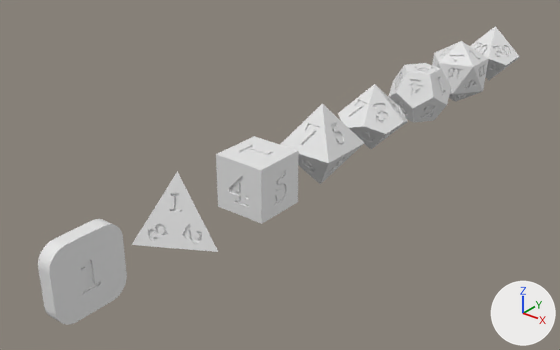
What one commit did to the Blender file DiceRoll/Dices.blend.
Rendered twice from a 50 mm camera at (126.0, -177.0, 95.0) aimed at (-13.0, -4.0, -13.0). Arrows for +X, +Y and +Z are at lower right; the lights stay in place.

Objects in the first picture: 'D10', 'D100', 'D12', 'D2', 'D20', 'D4', 'D6', 'D8'.
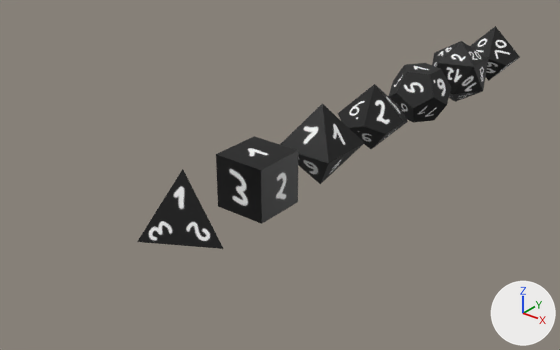
The newer file is also rescaled (x0.1), turned or shifted as a whole; pictures and numbers use the older file's frame.

Location of each change, (x1, y1, x2, y2) in pixels of the pictures (560 x 350 px):
'D2', deleted
    before: (38, 219, 127, 325)
'D4', reshaped
    before: (132, 171, 218, 252)
    after: (137, 169, 223, 249)
part 2 of me_d6, deleted
    before: (216, 136, 299, 223)
part 3 of me_d6, deleted
    before: (216, 155, 262, 224)
part 4 of me_d8, deleted
    before: (280, 104, 364, 184)
part 5 of me_d10, deleted
    before: (338, 84, 408, 149)
part 6 of me_d12, deleted
    before: (388, 63, 451, 122)
part 7 of me_d20, deleted
    before: (432, 41, 489, 102)
part 8 of me_d100, deleted
    before: (470, 26, 520, 81)

What the commit changed:
Picture 'd100' (img_d100) is new.
Picture 'd20' (img_d20) is new.
Picture 'd12' (img_d12) is new.
Picture 'd10' (img_d10) is new.
Picture 'd8' (img_d8) is new.
Picture 'd6' (img_d6) is new.
Picture 'd2' (img_d2) is new.
Material 'd100' (mat_d100) is new.
Its texture is img_d100.
Material 'd20' (mat_d20) is new.
Its texture is img_d20.
Material 'd12' (mat_d12) is new.
Its texture is img_d12.
Material 'd10' (mat_d10) is new.
Its texture is img_d10.
Material 'd8' (mat_d8) is new.
Its texture is img_d8.
Material 'd6' (mat_d6) is new.
Its texture is img_d6.
Material 'D2' (mat_d2) is new.
Its texture is img_d2.
me_d4 is used by ob_d4; location (0.0, -60.0, 0.0).
me_d4 had 976 vertices, 1948 faces and spanned x -6.4..12.7, y -11.0..11.0, z -4.5..13.5.
me_d4 now has 4 vertices, 4 faces and spans x -6.4..12.7, y -9.2..12.9, z -4.5..13.5.
me_d4 part 1: 976 vertices removed from x -6.4..12.7, y -11.0..11.0, z -4.5..13.5; 4 vertices added at x -6.4..12.7, y -9.2..12.9, z -4.5..13.5.
me_d4 now uses material mat_d2 (picture img_d2).
me_d6 is used by ob_d6; location (0.0, -30.0, 0.0).
me_d6 had 564 vertices, 1124 faces and spanned x -8.0..8.0, y -8.0..8.0, z -8.0..8.0.
me_d6 now has 8 vertices, 6 faces and spans x -8.0..8.0, y -8.0..8.0, z -8.0..8.0.
me_d6 part 2: 348 vertices removed from x -8.0..8.0, y -3.2..3.2, z -8.0..8.0.
me_d6 part 3: 46 vertices removed from x -3.8..3.8, y -8.0..-7.5, z -4.6..4.3.
me_d6 now uses material mat_d6 (picture img_d6).
me_d8 is used by ob_d8; location (0.0, 0.0, 0.0).
me_d8 had 752 vertices, 1500 faces and spanned x -9.5..9.5, y -9.5..9.5, z -13.4..13.4.
me_d8 now has 6 vertices, 8 faces and spans x -9.5..9.5, y -9.5..9.5, z -13.4..13.4.
me_d8 part 4: 746 vertices removed from x -7.8..7.9, y -7.9..7.8, z -8.0..8.0.
me_d8 now uses material mat_d8 (picture img_d8).
me_d10 is used by ob_d10; location (0.0, 29.0, 0.0).
me_d10 had 1158 vertices, 2312 faces and spanned x -11.7..11.7, y -11.1..11.1, z -11.7..11.7.
me_d10 now has 12 vertices, 10 faces and spans x -11.7..11.7, y -11.1..11.1, z -11.7..11.7.
me_d10 part 5: 1146 vertices removed from x -8.9..9.0, y -8.7..9.2, z -6.7..6.7.
me_d10 now uses material mat_d10 (picture img_d10).
me_d12 is used by ob_d12; location (0.0, 60.0, 0.0).
me_d12 had 1348 vertices, 2692 faces and spanned x -11.1..11.1, y -10.6..10.6, z -9.0..9.0.
me_d12 now has 20 vertices, 12 faces and spans x -11.1..11.1, y -10.6..10.6, z -9.0..9.0.
me_d12 part 6: 1328 vertices removed from x -9.5..9.3, y -9.3..9.4, z -9.0..9.0.
me_d12 now uses material mat_d12 (picture img_d12).
me_d20 is used by ob_d20; location (0.0, 90.0, 0.0).
me_d20 had 2538 vertices, 5072 faces and spanned x -11.0..11.0, y -10.4..10.4, z -12.2..12.2.
me_d20 now has 12 vertices, 20 faces and spans x -11.0..11.0, y -10.4..10.4, z -12.2..12.2.
me_d20 part 7: 2526 vertices removed from x -10.1..9.8, y -10.1..10.0, z -10.0..9.9.
me_d20 now uses material mat_d20 (picture img_d20).
me_d100 is used by ob_d100; location (0.0, 120.0, 0.0).
me_d100 had 2678 vertices, 5352 faces and spanned x -11.7..11.7, y -11.1..11.1, z -11.7..11.7.
me_d100 now has 12 vertices, 10 faces and spans x -11.7..11.7, y -11.1..11.1, z -11.7..11.7.
me_d100 part 8: 2666 vertices removed from x -9.2..9.3, y -9.4..9.8, z -5.2..5.2.
me_d100 now uses material mat_d100 (picture img_d100).
Object 'D2' (ob_d2) is deleted.
